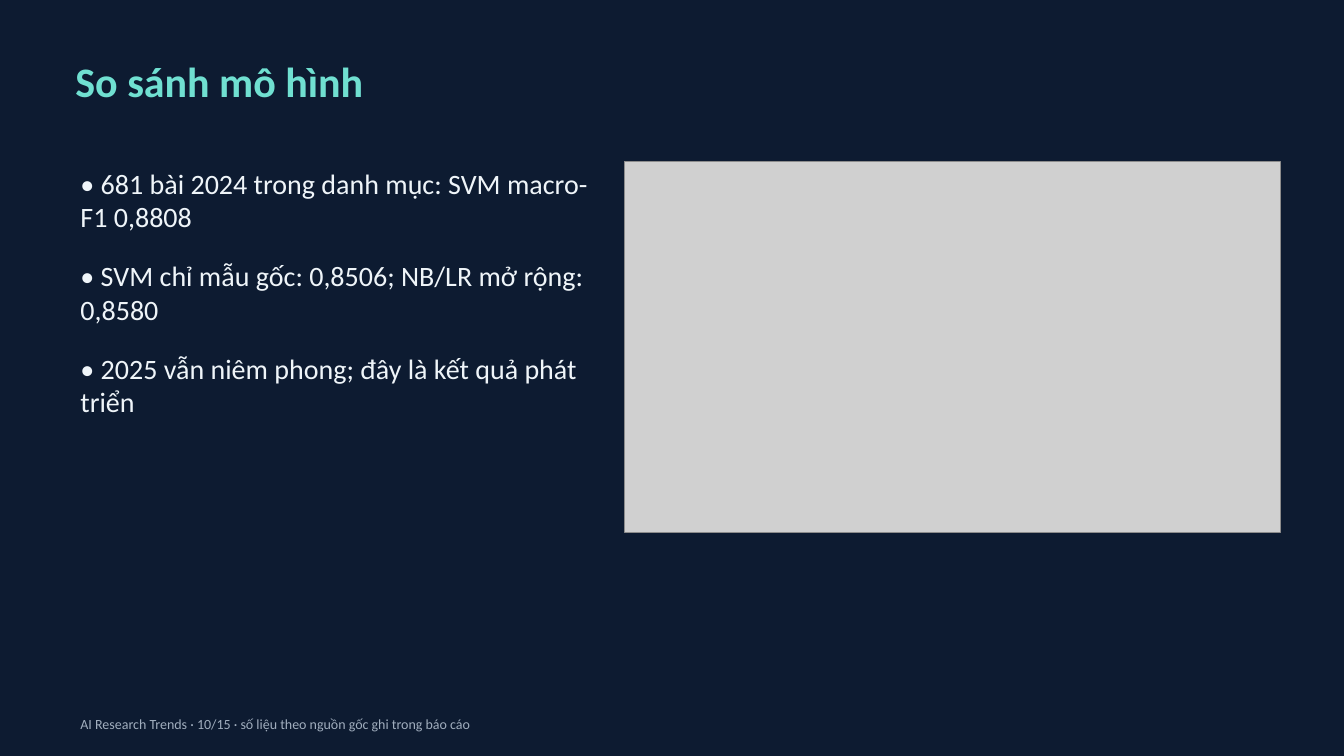
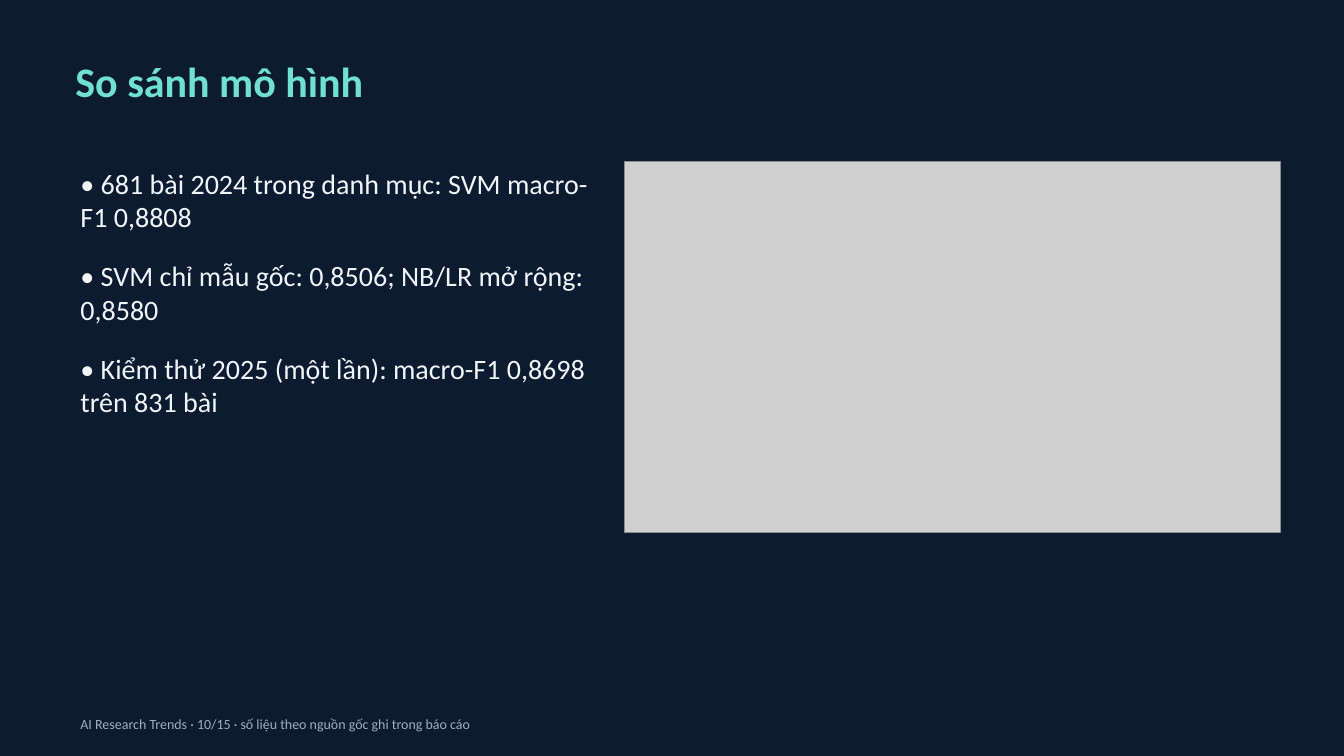
Before and after one commit to namkhanh2k5/AI-Research-Trends, a slide deck: slide 10 of deliverables/presentation/FINAL_PRESENTATION.pptx. Drawn at 1344x756 pixels with LibreOffice and Linux fonts; fonts in the diff are those of the drawing; grey boxes stand for pictures. Boxes give left, top, right and bottom in pixels: in the first picture for what was removed or moved away, otherwise in the second. Text is boxed around its words. In the diff, an @@ line names an element or a change of style, - is before the commit and + after.

```diff
--- a/deliverables/presentation/FINAL_PRESENTATION.pptx
+++ b/deliverables/presentation/FINAL_PRESENTATION.pptx
@@ text at (80, 357, 585, 412): text changed @@
-• 2025 vẫn niêm phong; đây là kết quả phát triển
+• Kiểm thử 2025 (một lần): macro-F1 0,8698 trên 831 bài
```
Also in this commit, not shown: 5 other slides changed, 54 other files.
